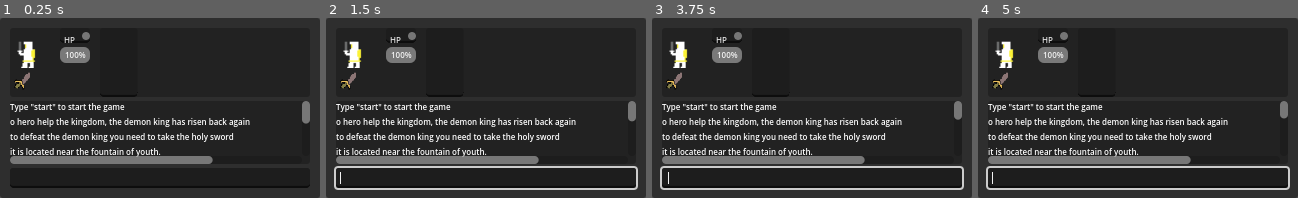
Above: before the commit, frames 1-4 (left to right).
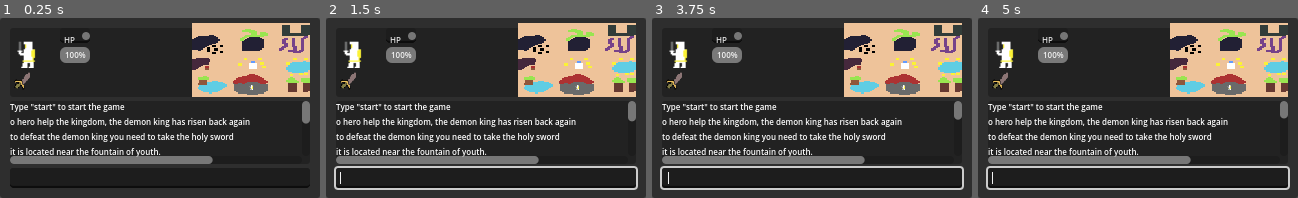
Above: after the commit, the same moments.

Repository: rawardi/dungeoncrawler
Game: Godot game, scene res://scene/control/game.tscn
Two runs of this game, one before a commit and one after it. Both use one fixed random seed, a clock stepped at 60 frames per second and the inputs below. The engine's default icon, where the game draws it, is replaced by a stand-in: a white triangle on a blue panel in a dark square.
Inputs (mouse positions are in pixels of both pictures, inside the frame that each line leads up to):
- Up to frame 1 (0.25 s): no input
- Up to frame 2 (1.5 s): click (486, 178) at 0.52 s; type "12" at 0.6 s; tap Enter at 1.25 s
- Up to frame 3 (3.75 s): tap Space at 2, 3.5 s; tap Enter at 2.75 s
- Up to frame 4 (5 s): tap Enter at 4.25 s

The runs differ from the first frame. In frame 1, 14% of the frame differs, in the area x 60-97%, y 2-44%; in frame 2, 14%; in frame 3, 14%; in frame 4, 14%.

Commit message:
wirklich ende krise

Diff:
--- a/dungeoncrawling/scene/control/game.tscn
+++ b/dungeoncrawling/scene/control/game.tscn
@@ -2,7 +2,7 @@
 
 [ext_resource type="Script" path="res://scripts/control/game.gd" id="1_wdty4"]
 [ext_resource type="Script" path="res://scripts/commandprocessor.gd" id="2_4ehis"]
-[ext_resource type="Texture2D" uid="uid://dso6lcvu0ekpy" path="res://image/icon.svg" id="3_1dciw"]
+[ext_resource type="Texture2D" uid="uid://bbrfumn1p0uwo" path="res://image/map.png" id="3_b0dyh"]
 [ext_resource type="Script" path="res://scripts/character/wolf.gd" id="4_st4vm"]
 [ext_resource type="Script" path="res://scripts/character/player.gd" id="5_i6fmt"]
 [ext_resource type="Script" path="res://scripts/character/slime.gd" id="6_wlt3u"]
@@ -15,13 +15,13 @@
 [ext_resource type="Script" path="res://scripts/character/progress_bar.gd" id="13_o2bny"]
 
 [sub_resource type="RectangleShape2D" id="RectangleShape2D_u1ykk"]
-size = Vector2(74, 102.4)
+size = Vector2(186.333, 83.2)
 
 [sub_resource type="RectangleShape2D" id="RectangleShape2D_ikhcg"]
-size = Vector2(85.3334, 102.4)
+size = Vector2(170.667, 102.4)
 
 [sub_resource type="RectangleShape2D" id="RectangleShape2D_qode4"]
-size = Vector2(40, 33)
+size = Vector2(64, 64)
 
 [sub_resource type="CapsuleShape2D" id="CapsuleShape2D_47otr"]
 
@@ -44,30 +44,41 @@
 script = ExtResource("2_4ehis")
 
 [node name="roomhandler" type="Node2D" parent="commandprocessor"]
-position = Vector2(436, 107)
+position = Vector2(256, 61)
+scale = Vector2(0.5, 0.5)
+
+[node name="map" type="Sprite2D" parent="commandprocessor/roomhandler"]
+texture_filter = 1
+position = Vector2(-10, -38)
+scale = Vector2(3.6875, 2.3125)
+texture = ExtResource("3_b0dyh")
 
 [node name="Sprite2D" type="Sprite2D" parent="commandprocessor/roomhandler"]
-position = Vector2(1, 1.00001)
-scale = Vector2(0.375, 0.3125)
-texture = ExtResource("3_1dciw")
+position = Vector2(-8, 14)
+scale = Vector2(0.5, 0.5)
+texture = ExtResource("9_sym0x")
 
 [node name="right" type="Area2D" parent="commandprocessor/roomhandler/Sprite2D"]
-position = Vector2(64, 0)
+position = Vector2(80, 0)
+scale = Vector2(0.5, 0.5)
 
 [node name="CollisionShape2D" type="CollisionShape2D" parent="commandprocessor/roomhandler/Sprite2D/right"]
-position = Vector2(42.6667, 0)
+position = Vector2(98.8333, -9.59998)
 shape = SubResource("RectangleShape2D_u1ykk")
 one_way_collision_margin = 0.0
 
 [node name="left" type="Area2D" parent="commandprocessor/roomhandler/Sprite2D"]
+position = Vector2(-18, -2.00003)
+scale = Vector2(0.5, 0.5)
 
 [node name="CollisionShape2D" type="CollisionShape2D" parent="commandprocessor/roomhandler/Sprite2D/left"]
-position = Vector2(-106.667, 0)
+position = Vector2(-188, -3.99994)
 shape = SubResource("RectangleShape2D_ikhcg")
 one_way_collision_margin = 0.0
 debug_color = Color(0.997081, 0, 0.173671, 0.42)
 
 [node name="down" type="Area2D" parent="commandprocessor/roomhandler/Sprite2D"]
+scale = Vector2(0.5, 0.5)
 
 [node name="CollisionShape2D" type="CollisionShape2D" parent="commandprocessor/roomhandler/Sprite2D/down"]
 position = Vector2(8.90096e-06, 128)
@@ -75,6 +86,7 @@
 one_way_collision_margin = 0.0
 
 [node name="up" type="Area2D" parent="commandprocessor/roomhandler/Sprite2D"]
+scale = Vector2(0.5, 0.5)
 
 [node name="CollisionShape2D" type="CollisionShape2D" parent="commandprocessor/roomhandler/Sprite2D/up"]
 position = Vector2(-1.14441e-05, -128)
@@ -83,10 +95,11 @@
 
 [node name="room1" type="StaticBody2D" parent="commandprocessor/roomhandler"]
 modulate = Color(1, 0, 1, 1)
-position = Vector2(0, -1)
+position = Vector2(-4, 14)
+scale = Vector2(0.5, 0.5)
 
 [node name="CollisionShape2D" type="CollisionShape2D" parent="commandprocessor/roomhandler/room1"]
-position = Vector2(1, 0)
+position = Vector2(-8, 0)
 shape = SubResource("RectangleShape2D_qode4")
 
 [node name="Node2D" type="Node2D" parent="commandprocessor/roomhandler/room1"]
@@ -94,7 +107,8 @@
 
 [node name="room2" type="StaticBody2D" parent="commandprocessor/roomhandler"]
 modulate = Color(0, 1, 0, 1)
-position = Vector2(64, 0)
+position = Vector2(80, 14)
+scale = Vector2(0.5, 0.5)
 
 [node name="CollisionShape2D" type="CollisionShape2D" parent="commandprocessor/roomhandler/room2"]
 position = Vector2(0, -1)
@@ -104,7 +118,8 @@
 
 [node name="room3" type="StaticBody2D" parent="commandprocessor/roomhandler"]
 modulate = Color(1, 1, 0, 1)
-position = Vector2(-64, 0)
+position = Vector2(-96, 14)
+scale = Vector2(0.5, 0.5)
 
 [node name="CollisionShape2D" type="CollisionShape2D" parent="commandprocessor/roomhandler/room3"]
 position = Vector2(0, -1)
@@ -114,7 +129,8 @@
 
 [node name="room4" type="StaticBody2D" parent="commandprocessor/roomhandler"]
 modulate = Color(1, 0, 1, 1)
-position = Vector2(-1, -40)
+position = Vector2(-8, -32)
+scale = Vector2(0.5, 0.5)
 
 [node name="CollisionShape2D" type="CollisionShape2D" parent="commandprocessor/roomhandler/room4"]
 position = Vector2(1, -1)
@@ -125,7 +141,8 @@
 
 [node name="room5" type="StaticBody2D" parent="commandprocessor/roomhandler"]
 modulate = Color(0, 1, 0, 1)
-position = Vector2(64, -40)
+position = Vector2(80, -32)
+scale = Vector2(0.5, 0.5)
 
 [node name="CollisionShape2D" type="CollisionShape2D" parent="commandprocessor/roomhandler/room5"]
 position = Vector2(0, -1)
@@ -135,7 +152,8 @@
 
 [node name="room6" type="StaticBody2D" parent="commandprocessor/roomhandler"]
 modulate = Color(1, 1, 0, 1)
-position = Vector2(-64, -40)
+position = Vector2(-96, -32)
+scale = Vector2(0.5, 0.5)
 
 [node name="CollisionShape2D" type="CollisionShape2D" parent="commandprocessor/roomhandler/room6"]
 position = Vector2(0, -1)
@@ -146,6 +164,7 @@
 [node name="room7" type="StaticBody2D" parent="commandprocessor/roomhandler"]
 modulate = Color(1, 0, 1, 1)
 position = Vector2(-4, -80)
+scale = Vector2(0.5, 0.5)
 
 [node name="CollisionShape2D" type="CollisionShape2D" parent="commandprocessor/roomhandler/room7"]
 shape = SubResource("RectangleShape2D_qode4")
@@ -155,7 +174,8 @@
 
 [node name="room8" type="StaticBody2D" parent="commandprocessor/roomhandler"]
 modulate = Color(0, 1, 0, 1)
-position = Vector2(64, -80)
+position = Vector2(80, -74)
+scale = Vector2(0.5, 0.5)
 
 [node name="CollisionShape2D" type="CollisionShape2D" parent="commandprocessor/roomhandler/room8"]
 position = Vector2(0, -1)
@@ -165,7 +185,8 @@
 
 [node name="room9" type="StaticBody2D" parent="commandprocessor/roomhandler"]
 modulate = Color(1, 1, 0, 1)
-position = Vector2(-64, -80)
+position = Vector2(-96, -80)
+scale = Vector2(0.5, 0.5)
 
 [node name="CollisionShape2D" type="CollisionShape2D" parent="commandprocessor/roomhandler/room9"]
 position = Vector2(0, -1)
@@ -175,7 +196,8 @@
 
 [node name="room10" type="StaticBody2D" parent="commandprocessor/roomhandler"]
 modulate = Color(1, 1, 0, 1)
-position = Vector2(64, -117)
+position = Vector2(80, -116)
+scale = Vector2(0.5, 0.5)
 
 [node name="CollisionShape2D" type="CollisionShape2D" parent="commandprocessor/roomhandler/room10"]
 position = Vector2(0, -1)
@@ -278,14 +300,13 @@
 layout_mode = 2
 script = ExtResource("13_o2bny")
 
-[node name="LineEdit" type="LineEdit" parent="PanelContainer/MarginContainer/VBoxContainer/imagecontainer/HBoxContainer"]
-layout_mode = 2
-
 [node name="enemy" type="BoxContainer" parent="PanelContainer/MarginContainer/VBoxContainer/imagecontainer/HBoxContainer"]
 custom_minimum_size = Vector2(64, 69)
 layout_mode = 2
 
 [node name="enemy" type="TextureRect" parent="PanelContainer/MarginContainer/VBoxContainer/imagecontainer/HBoxContainer/enemy"]
+light_mask = 2
+visibility_layer = 3
 custom_minimum_size = Vector2(64, 69)
 layout_mode = 2
 expand_mode = 2
Binary file added: dungeoncrawling/image/map.png
Not shown, added: dungeoncrawling/image/map.png.import
